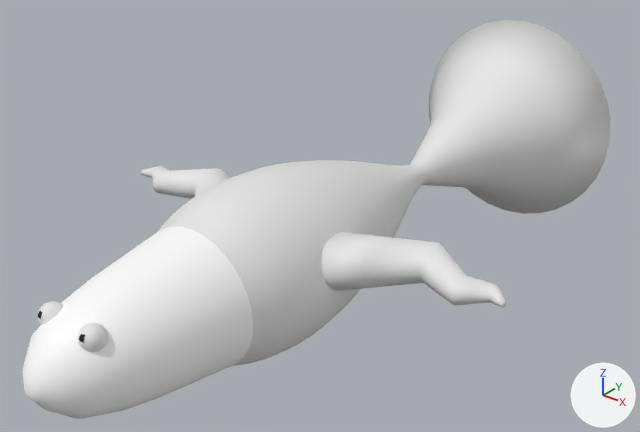
An edit to the glTF model frontend/public/fish163.glb, drawn before and after from the same camera.
One viewpoint serves both versions: a 50 mm camera at (9.4, -15.02, 7.55) aimed at (-0.31, -2.87, 0.02). The axes (+X, +Y, +Z) are drawn at lower right. The lights are the same throughout. The picture after the commit comes second. Vertices at exactly the same position are counted once.

In view in the first picture: 'Fish'.
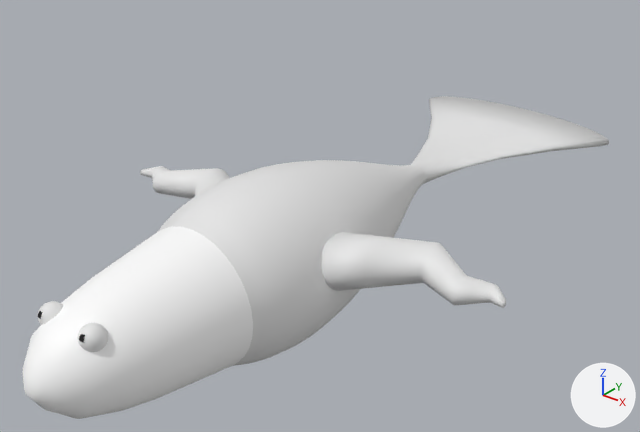
What differs and where, as boxes (x1, y1, x2, y2) in the pictures (640 x 432 px; the box of a moved part takes in the faces that stretch with it):
```json
{"object": "Fish", "change": "reshaped", "before": [22, 20, 611, 419], "after": [22, 96, 609, 419], "on screen": "19% shorter"}
{"part": 1, "of": "me_headmesh1_141", "change": "moved or reshaped", "before": [410, 20, 611, 214], "after": [411, 96, 609, 183]}
```

Edits to the scene script, one JSON object a line:
```json
{"block": "me_headmesh1_141", "where": "# used by ob_fish; location = (0.0, 0.0, 0.0)"}
{"op": "remove", "block": "me_headmesh1_141", "code": "me_headmesh1_141.from_pydata(...)  # 4069 vertices, 8118 faces; spans x -4.23..4.23, y -9.77..4.5, z -2.5..2.5"}
{"op": "add", "block": "me_headmesh1_141", "code": "me_headmesh1_141.from_pydata(...)  # 4069 vertices, 8118 faces; spans x -4.23..4.23, y -9.77..4.5, z -1.57..1.57"}
{"block": "me_headmesh1_141", "change": "me_headmesh1_141 part 1: 120 of the vertices in x -2.45..2.45, y 1.1..4.5, z -2.5..2.5 are scaled about their middle by (1, 1, 0.142)"}
```
